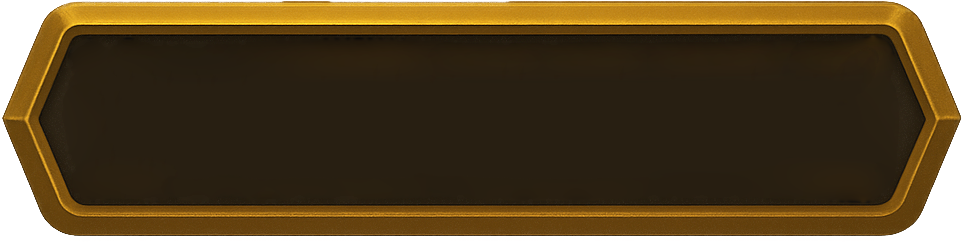
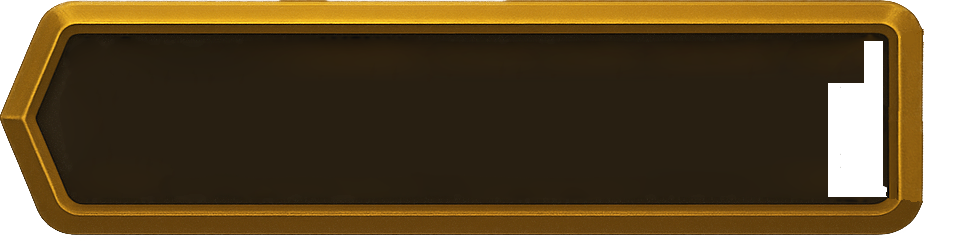
Layered file, before and after one edit (w=965, h=251). Changes by layer:
renamed "Layer 1" to "Layer 3 copy 2", painted on it over [0, 0, 962, 236]